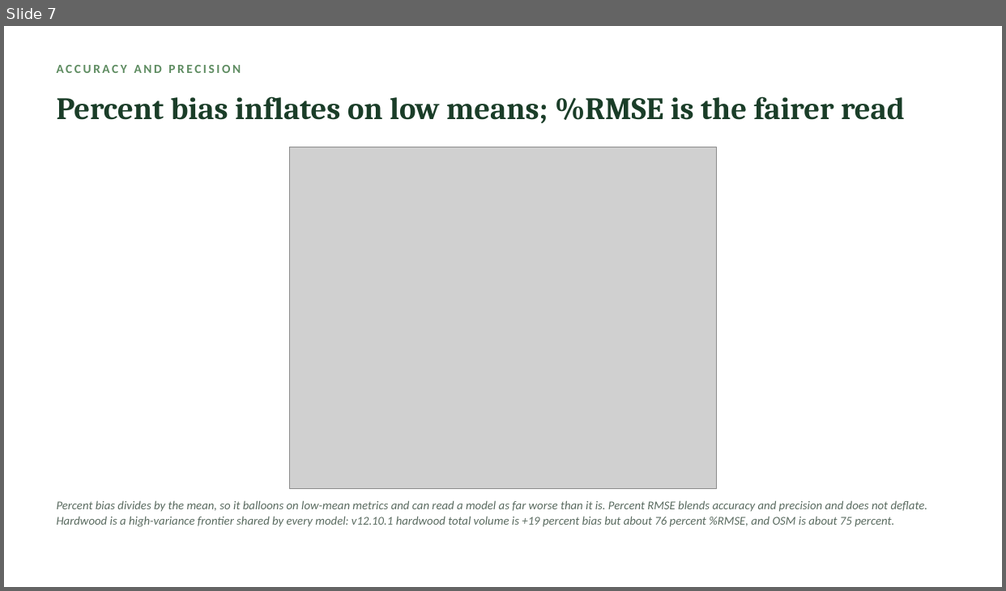
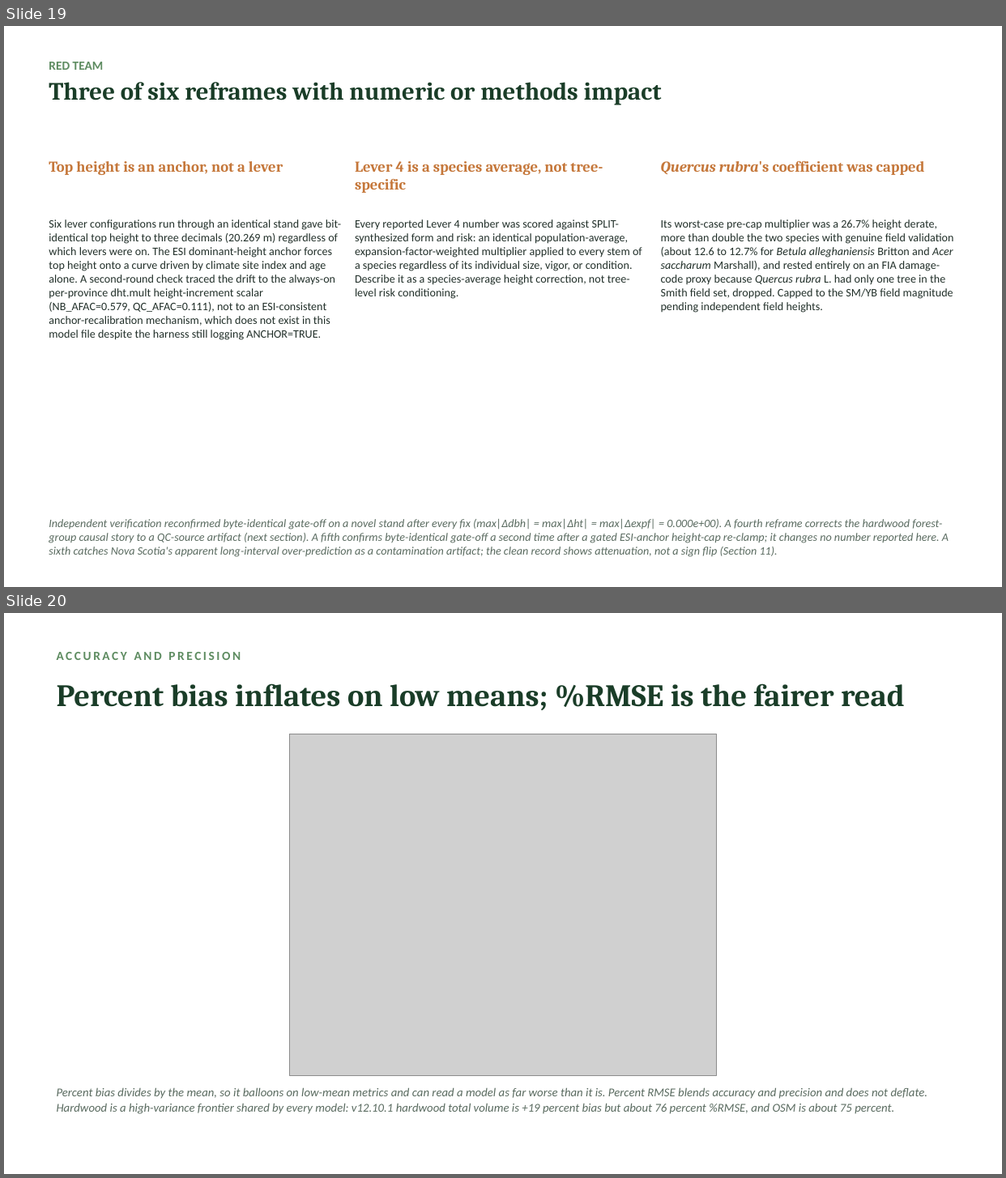
Before and after one commit to holoros/fvs-acd, a slide deck: FVS-ACD_Hennigar_Aug2026.pptx. Shown one above the other, each under a label of ours: slide 7 before the commit, slides 19 and 20 after it. The pictures are 1006x591 and 1006x1178 pixels, drawn with LibreOffice and Linux fonts; fonts in the diff are those of the drawing; grey boxes stand for pictures. Boxes give left, top, right and bottom in pixels: in the first picture for what was removed or moved away, otherwise in the second. Text is boxed around its words. In the diff, an @@ line names an element or a change of style, - is before the commit and + after.

Commit message:
v12.11 candidate: GTR, benchmark report, Hennigar deck, data-sharing one-pager, and figures
The 23 July deliverable set for the 18 August 2026 NRCan CFS Acadian
growth and yield meeting in Fredericton, none of which was under version
control until now.

  FVS-ACD_variant_overview_GTR_v1211 in md, docx and pdf. The v12.11
  variant overview GTR, built from the 20260629 draft source, which is
  updated in this commit to match.

  FVS-ACD_v12.11_benchmark_report in md, docx and pdf. The multi-source
  benchmark for the candidate.

  FVS-ACD_Hennigar_Aug2026.pptx and its pdf, refreshed with the Nova
  Scotia OSM scoring and the red-team reframes.

  FVS-ACD_Acadian_datasharing_onepager_20260723.docx for the meeting.

  Twenty figures backing the reports and the deck, covering the long
  interval volume diagnosis, the maturity gradient, the multi-source
  scorecard, the fig17 decomposition, forest-group bias and RMSE, the
  benchmark footprint with the Maine inset, sample sizes, the determinant
  scorecard, the overall ranking, and the long-term Bakuzis check.

  results/data_maps holds the aggregated stand counts by province and by
  forest type behind the footprint map, with provenance. Counts only, no
  plot coordinates.

The v12.10.1 benchmark report md and docx are also refreshed here so the
frozen baseline and the candidate report read consistently. The v12.10.1
engine and its tag v12.10.1-frozen-aug2026 are untouched.

```diff
--- a/FVS-ACD_Hennigar_Aug2026.pptx
+++ b/FVS-ACD_Hennigar_Aug2026.pptx
@@ slide 19 added at (4, 26, 1002, 587), background #FFFFFF @@
@@ text added at (49, 62, 104, 70), 12 pt, text #5E8C61, bold @@
+RED TEAM
@@ text added at (49, 82, 662, 105), 24 pt, text #1A3D28, bold @@
+Three of six reframes with numeric or methods impact
@@ text added at (49, 161, 283, 175), 14.5 pt, text #C5773A, bold @@
+Top height is an anchor, not a lever
@@ text added at (355, 161, 603, 193), 14.5 pt, text #C5773A, bold @@
+Lever 4 is a species average, not tree-specific
@@ text added at (661, 161, 925, 175), 14.5 pt, text #C5773A, bold @@
+Quercus rubra's coefficient was capped
@@ text added at (49, 220, 341, 340), 11 pt, text #22302A @@
+Six lever configurations run through an identical stand gave bit-identical top height to three decimals (20.269 m) regardless of which levers were on. The ESI dominant-height anchor forces top height onto a curve driven by climate site index and age alone. A second-round check traced the drift to the always-on per-province dht.mult height-increment scalar (NB_AFAC=0.579, QC_AFAC=0.111), not to an ESI-consistent anchor-recalibration mechanism, which does not exist in this model file despite the harness still logging ANCHOR=TRUE.
@@ text added at (355, 220, 642, 299), 11 pt, text #22302A @@
+Every reported Lever 4 number was scored against SPLIT-synthesized form and risk: an identical population-average, expansion-factor-weighted multiplier applied to every stem of a species regardless of its individual size, vigor, or condition. Describe it as a species-average height correction, not tree-level risk conditioning.
@@ text added at (661, 220, 953, 313), 11 pt, text #22302A @@
+Its worst-case pre-cap multiplier was a 26.7% height derate, more than double the two species with genuine field validation (about 12.6 to 12.7% for Betula alleghaniensis Britton and Acer saccharum Marshall), and rested entirely on an FIA damage-code proxy because Quercus rubra L. had only one tree in the Smith field set, dropped. Capped to the SM/YB field magnitude pending independent field heights.
@@ text added at (49, 519, 948, 557), 11 pt, text #5A6B60, italic @@
+Independent verification reconfirmed byte-identical gate-off on a novel stand after every fix (max|Δdbh| = max|Δht| = max|Δexpf| = 0.000e+00). A fourth reframe corrects the hardwood forest-group causal story to a QC-source artifact (next section). A fifth confirms byte-identical gate-off a second time after a gated ESI-anchor height-cap re-clamp; it changes no number reported here. A sixth catches Nova Scotia's apparent long-interval over-prediction as a contamination artifact; the clean record shows attenuation, not a sign flip (Section 11).
@@ what was slide 7 is now slide 20 @@
```
Also in this commit, not shown: 12 slides changed, 21 other slides added, 2 slides removed, 33 other files.
